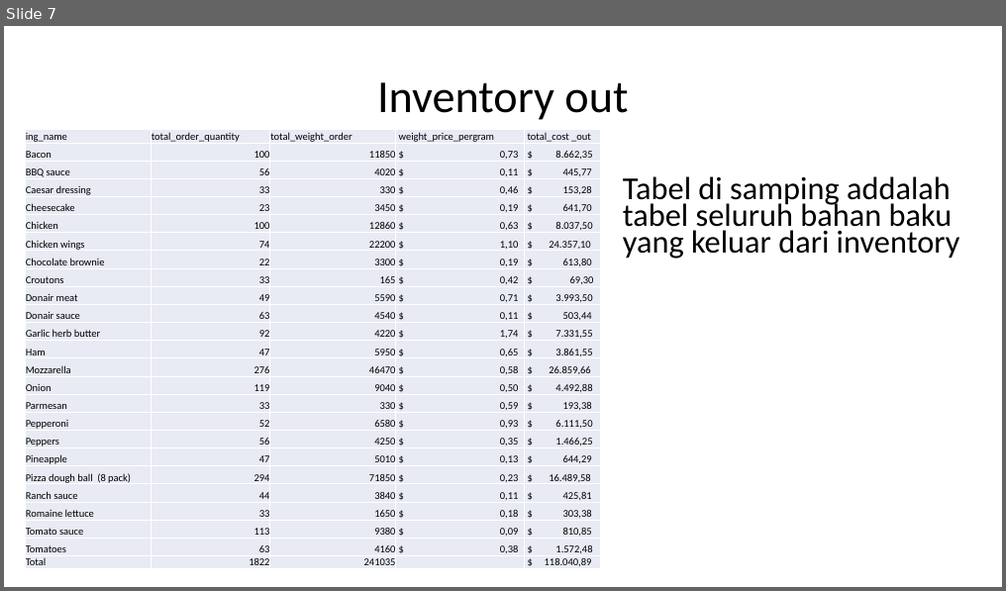
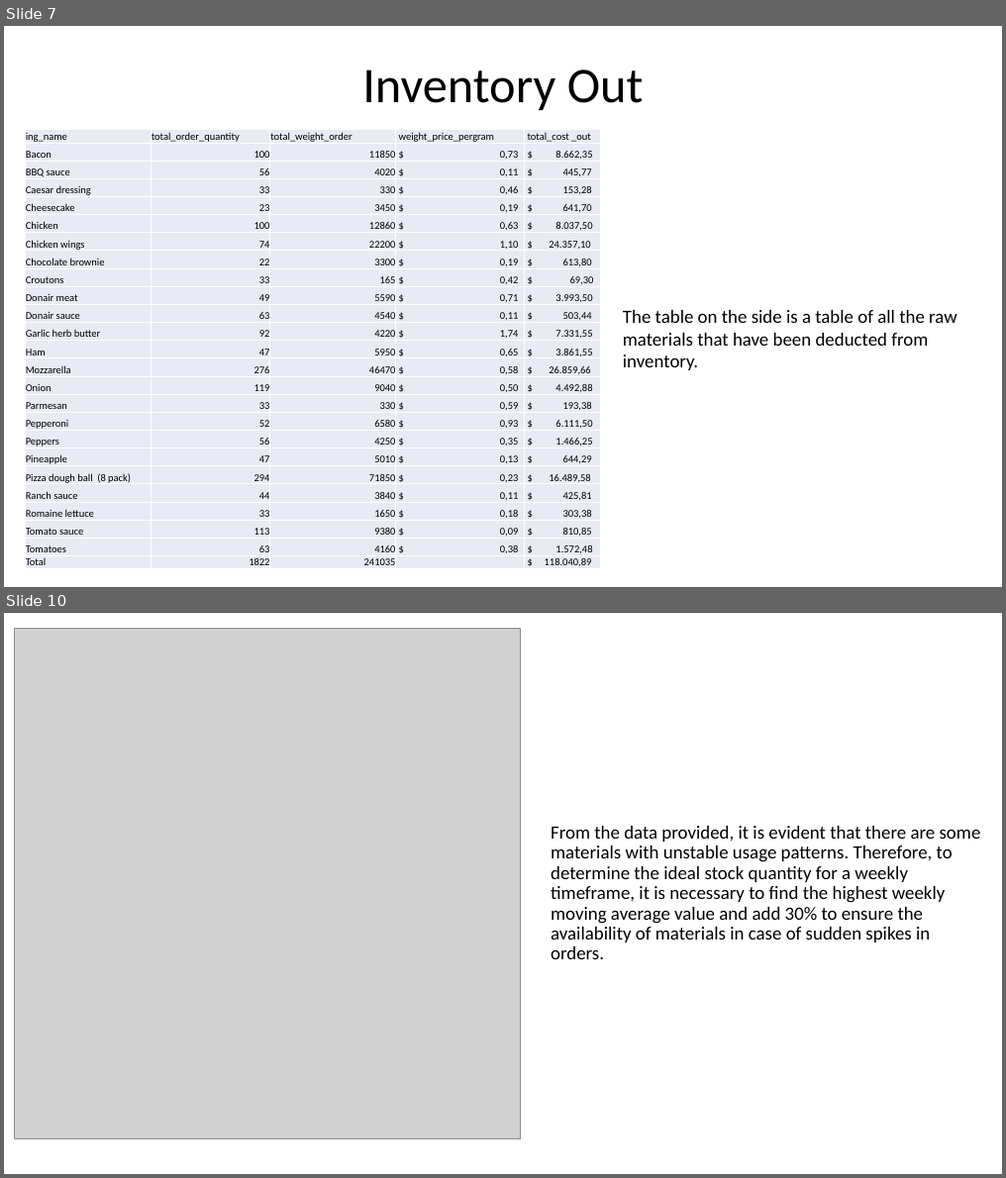
Before and after one commit to Halaholo61/Pizza-king-Stock-Optimization, a slide deck: MANAJEMEN OPTIMASI STOCK PIZZA KING.pptx. Shown one above the other, each under a label of ours: slide 7 before the commit, slides 7 and 10 after it; the slides between them are not shown. The pictures are 1006x591 and 1006x1178 pixels, drawn with LibreOffice and Linux fonts; fonts in the diff are those of the drawing; grey boxes stand for pictures. Boxes give left, top, right and bottom in pixels: in the first picture for what was removed or moved away, otherwise in the second. Text is boxed around its words. In the diff, an @@ line names an element or a change of style, - is before the commit and + after.

```diff
--- a/MANAJEMEN OPTIMASI STOCK PIZZA KING.pptx
+++ b/MANAJEMEN OPTIMASI STOCK PIZZA KING.pptx
@@ slide 10 added at [4,613,1002,1174], background #FFFFFF @@
@@ picture added at [15,629,521,1140] @@
@@ title added at [550,826,981,959], 18 pt, text #000000 @@
+From the data provided, it is evident that there are some materials with unstable usage patterns. Therefore, to determine the ideal stock quantity for a weekly timeframe, it is necessary to find the highest weekly moving average value and add 30% to ensure the availability of materials in case of sudden spikes in orders.
@@ slide 7 changed as well @@
@@ title at [362,70,644,110]: text changed; size 44 to 48 pt @@
-Inventory out
+Inventory Out
@@ text at [623,310,957,371]: text changed; size 30.8 to 18 pt @@
-Tabel di samping addalah tabel seluruh bahan baku yang keluar dari inventory
+The table on the side is a table of all the raw materials that have been deducted from inventory.
```
Also in this commit, not shown: 2 other slides changed, 7 other slides added, 8 slides removed, 3 other files.
